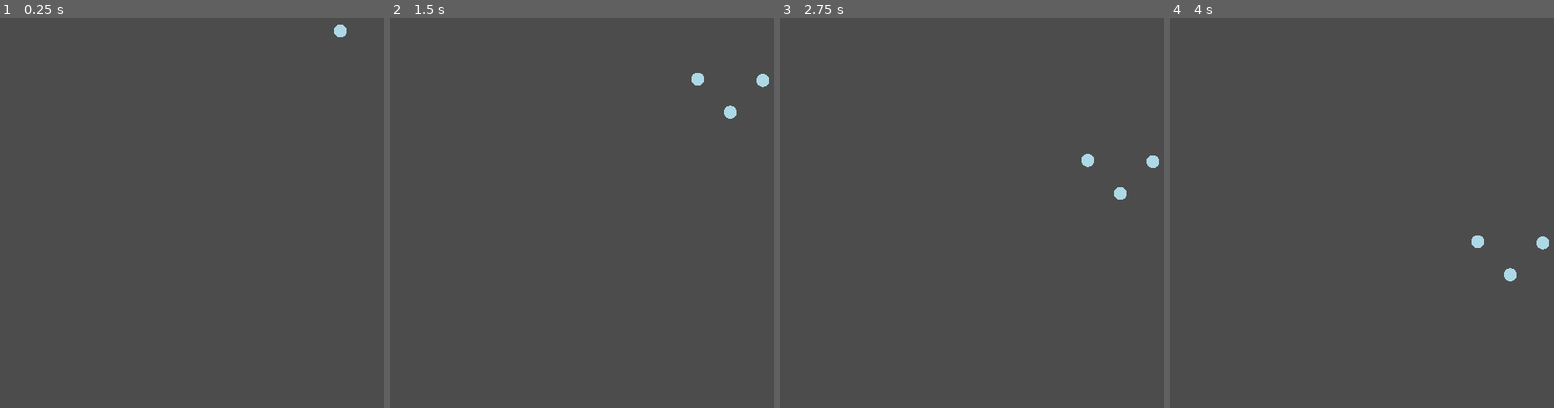
Above: before the commit, frames 1-4 (left to right).
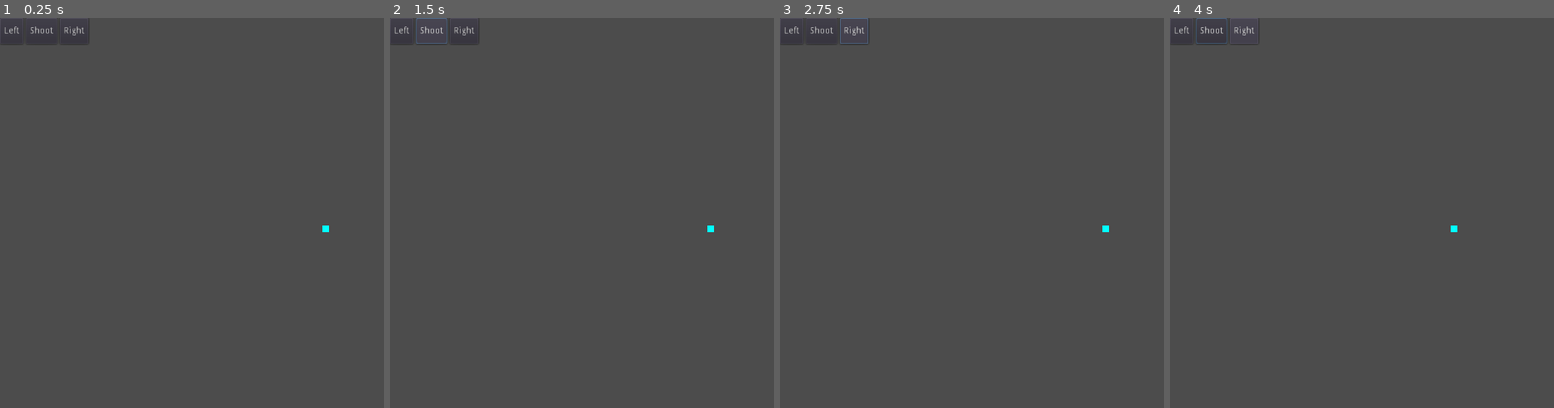
Above: after the commit, the same moments.

Repository: the-g-force/FamJam-November2020
Game: Godot game, scene res://src/TestLevel.tscn
The game is run twice, just before and just after one commit, with the same random seed, the same clock (stepped at 60 frames per second) and the same inputs.
Inputs (mouse positions are in pixels of both pictures, inside the frame that each line leads up to):
- Up to frame 1 (0.25 s): no input
- Up to frame 2 (1.5 s): click (401, 29) at 0.5 s, where only the run after the commit has a clickable "Left"; click (432, 29) at 1.25 s, where only the run after the commit has a clickable "Shoot"
- Up to frame 3 (2.75 s): click (852, 29) at 2 s, where only the run after the commit has a clickable "Right"
- Up to frame 4 (4 s): hold Right (Right) 2.78-3.53 s; tap Space (Shoot) at 2.85, 3.6 s; hold Left (Left) from 3.53 s (still down)

The runs differ from the first frame. In frame 1, 0.2% of the frame differs, in the area x 1-91%, y 0-55%; in frame 2, 0.5%, in the area x 1-99%, y 0-55%; in frame 3, 0.5%; in frame 4, 0.5%.

Commit message:
Add player keyboard

Diff:
--- a/project/src/Player.gd
+++ b/project/src/Player.gd
@@ -9,3 +9,7 @@
 	if Input.is_action_pressed("Right"):
 		velocity += 1
 	var _error = move_and_collide(Vector2(velocity, 0)*delta*speed)
+
+
+func _draw():
+	draw_rect(Rect2(position, Vector2(10,10)), Color.aqua)
--- /dev/null
+++ b/project/src/PlayerKeyboard.gd
@@ -0,0 +1,25 @@
+extends Node2D
+
+
+func _ready():
+	pass
+
+
+func _on_Shoot_pressed():
+	Input.action_press("Shoot")
+
+
+func _on_Right_button_down():
+	Input.action_press("Right")
+
+
+func _on_Left_button_down():
+	Input.action_press("Left")
+
+
+func _on_Left_button_up():
+	Input.action_release("Left")
+
+
+func _on_Right_button_up():
+	Input.action_release("Right")
--- /dev/null
+++ b/project/src/PlayerKeyboard.tscn
@@ -0,0 +1,35 @@
+[gd_scene load_steps=2 format=2]
+
+[ext_resource path="res://src/PlayerKeyboard.gd" type="Script" id=1]
+
+[node name="Keyboard" type="Node2D"]
+script = ExtResource( 1 )
+
+[node name="Buttons" type="HBoxContainer" parent="."]
+margin_right = 40.0
+margin_bottom = 40.0
+__meta__ = {
+"_edit_use_anchors_": false
+}
+
+[node name="Left" type="Button" parent="Buttons"]
+margin_right = 36.0
+margin_bottom = 40.0
+text = "Left"
+
+[node name="Shoot" type="Button" parent="Buttons"]
+margin_left = 40.0
+margin_right = 88.0
+margin_bottom = 40.0
+text = "Shoot"
+
+[node name="Right" type="Button" parent="Buttons"]
+margin_left = 92.0
+margin_right = 136.0
+margin_bottom = 40.0
+text = "Right"
+[connection signal="button_down" from="Buttons/Left" to="." method="_on_Left_button_down"]
+[connection signal="button_up" from="Buttons/Left" to="." method="_on_Left_button_up"]
+[connection signal="pressed" from="Buttons/Shoot" to="." method="_on_Shoot_pressed"]
+[connection signal="button_down" from="Buttons/Right" to="." method="_on_Right_button_down"]
+[connection signal="button_up" from="Buttons/Right" to="." method="_on_Right_button_up"]
--- a/project/src/TestLevel.tscn
+++ b/project/src/TestLevel.tscn
@@ -1,8 +1,11 @@
-[gd_scene load_steps=2 format=2]
+[gd_scene load_steps=3 format=2]
 
-[ext_resource path="res://src/Wave.tscn" type="PackedScene" id=1]
+[ext_resource path="res://src/Player.tscn" type="PackedScene" id=1]
+[ext_resource path="res://src/PlayerKeyboard.tscn" type="PackedScene" id=2]
 
 [node name="TestLevel" type="Node2D"]
 
-[node name="Wave" parent="." instance=ExtResource( 1 )]
-position = Vector2( 523, -5 )
+[node name="Player" parent="." instance=ExtResource( 1 )]
+position = Vector2( 247.487, 159.806 )
+
+[node name="Keyboard" parent="." instance=ExtResource( 2 )]
